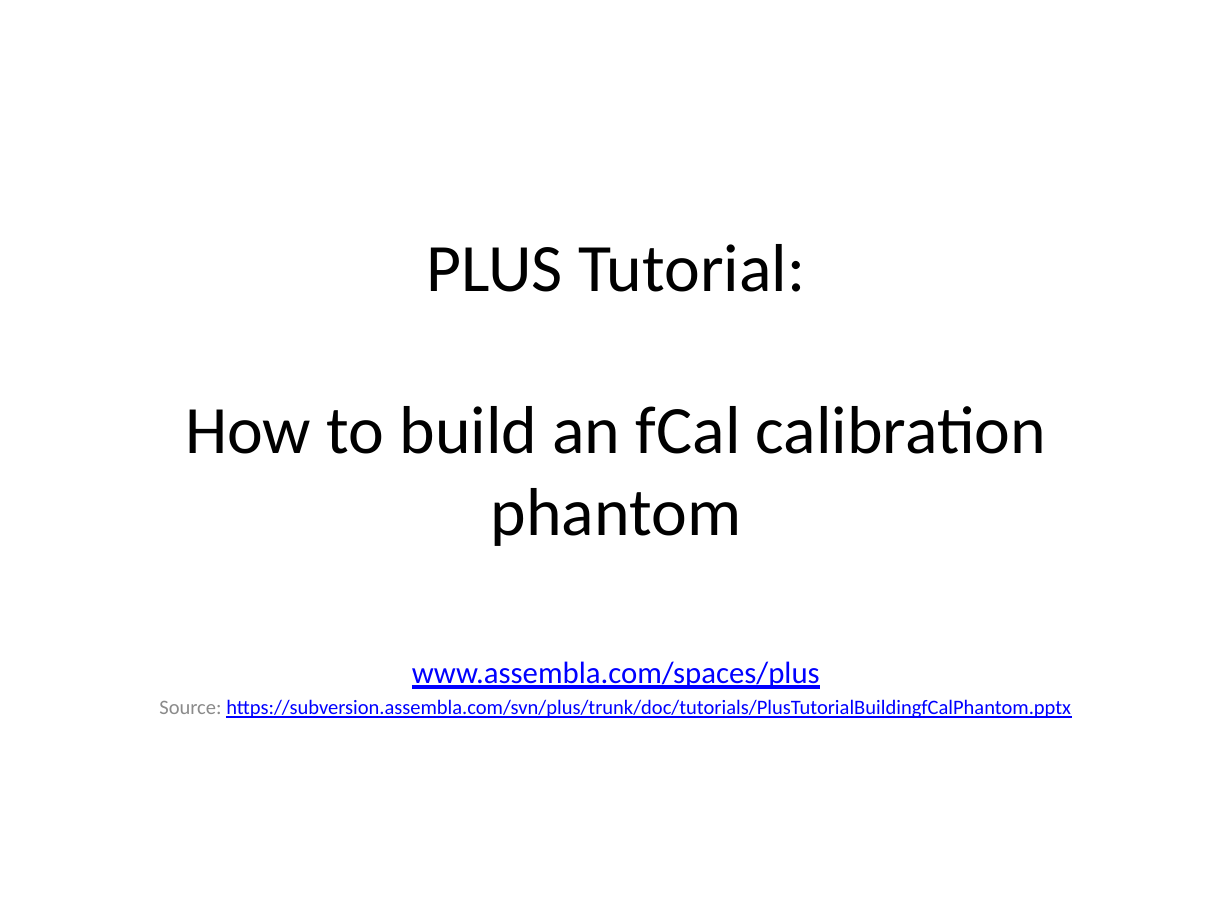
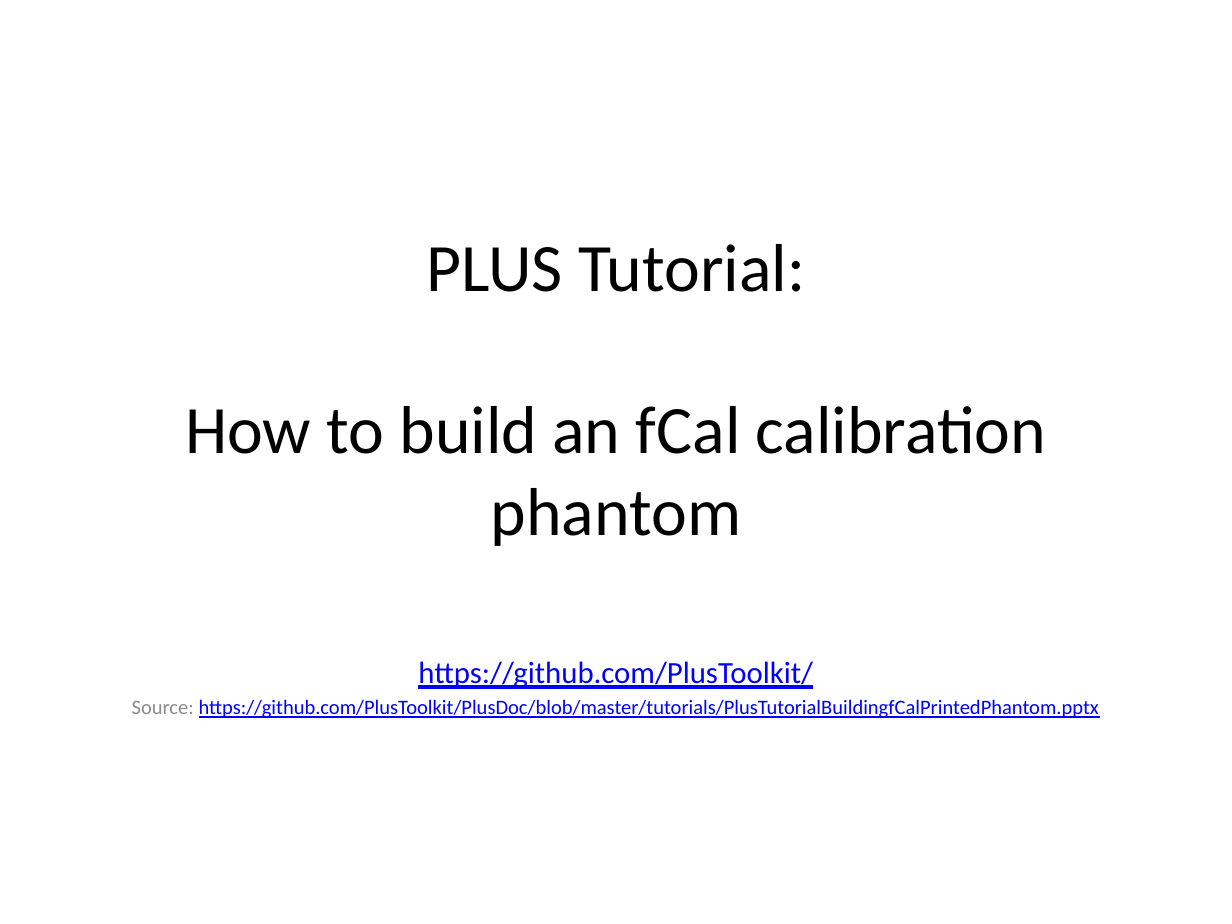
Before and after one commit to PlusToolkit/PlusDoc, a slide deck: slide 1 of tutorials/PlusTutorialBuildingfCalPrintedPhantom.pptx. Drawn at 1232x924 pixels with LibreOffice and Linux fonts; fonts in the diff are those of the drawing. Boxes give left, top, right and bottom in pixels: in the first picture for what was removed or moved away, otherwise in the second. Text is boxed around its words. In the diff, an @@ line names an element or a change of style, - is before the commit and + after.

Commit message:
Updating links to remove Assembla references

```diff
--- a/tutorials/PlusTutorialBuildingfCalPrintedPhantom.pptx
+++ b/tutorials/PlusTutorialBuildingfCalPrintedPhantom.pptx
@@ subtitle at [132,661,1099,718]: text changed @@
-www.assembla.com/spaces/plus
-Source: https://subversion.assembla.com/svn/plus/trunk/doc/tutorials/PlusTutorialBuildingfCalPhantom.pptx
+https://github.com/PlusToolkit/
+Source: https://github.com/PlusToolkit/PlusDoc/blob/master/tutorials/PlusTutorialBuildingfCalPrintedPhantom.pptx
```
Also in this commit, not shown: 2 other slides changed.
